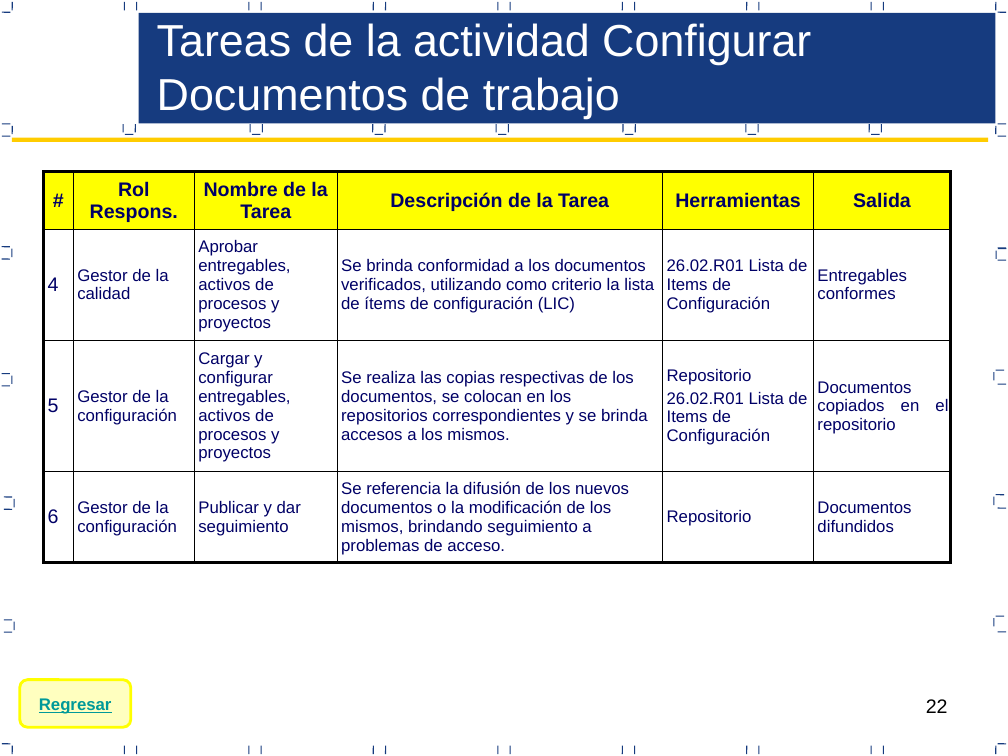
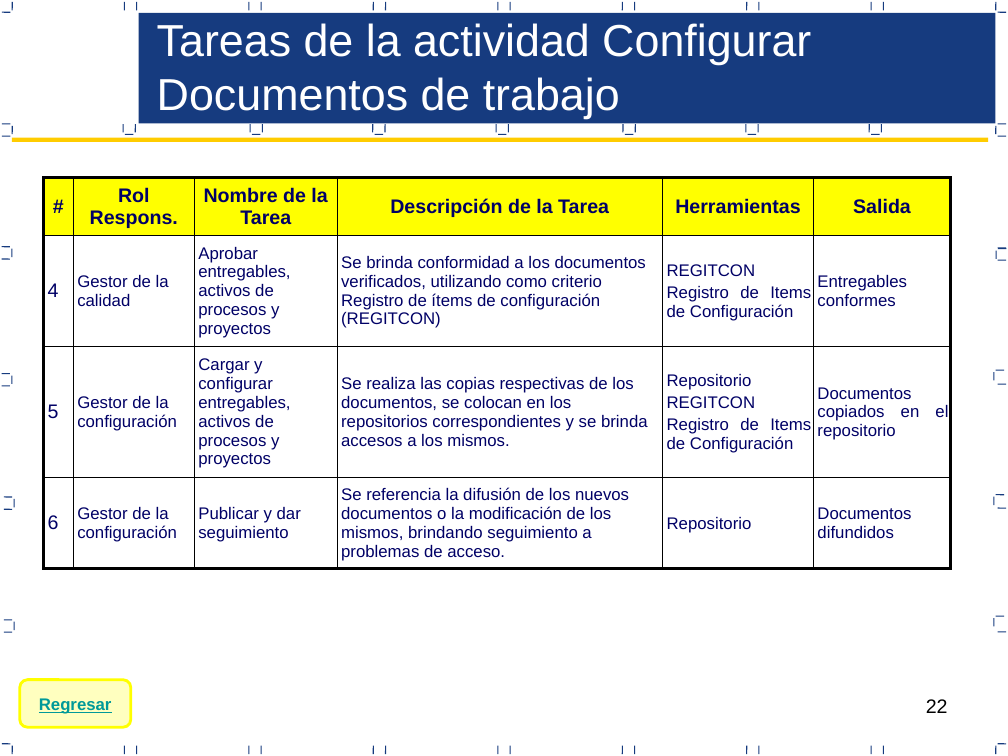
Before and after one commit to acporras/documentationStaradmin, a slide deck: slide 22 of Area de proceso CM/PGC_V1.0_2017.pptx. Drawn at 1008x756 pixels with LibreOffice and Linux fonts; fonts in the diff are those of the drawing. Boxes give left, top, right and bottom in pixels: in the first picture for what was removed or moved away, otherwise in the second. Text is boxed around its words. In the diff, an @@ line names an element or a change of style, - is before the commit and + after.

```diff
--- a/Area de proceso CM/PGC_V1.0_2017.pptx
+++ b/Area de proceso CM/PGC_V1.0_2017.pptx
@@ table at bbox=[43, 177, 952, 569] @@
-row 2, column 4: Se brinda conformidad a los documentos verificados, utilizando como criterio la lista de ítems de configuración (LIC)
+row 2, column 4: Se brinda conformidad a los documentos verificados, utilizando como criterio Registro de ítems de configuración (REGITCON)
-row 2, column 5: 26.02.R01 Lista de Items de Configuración
+row 2, column 5: REGITCON / Registro de Items de Configuración
-row 3, column 5: Repositorio / 26.02.R01 Lista de Items de Configuración
+row 3, column 5: Repositorio / REGITCON / Registro de Items de Configuración
@@ table: place and size @@
-table at bbox=[43, 171, 952, 562]
+table at bbox=[43, 177, 952, 569]
```
Also in this commit, not shown: 12 other slides changed, 10 other files.
